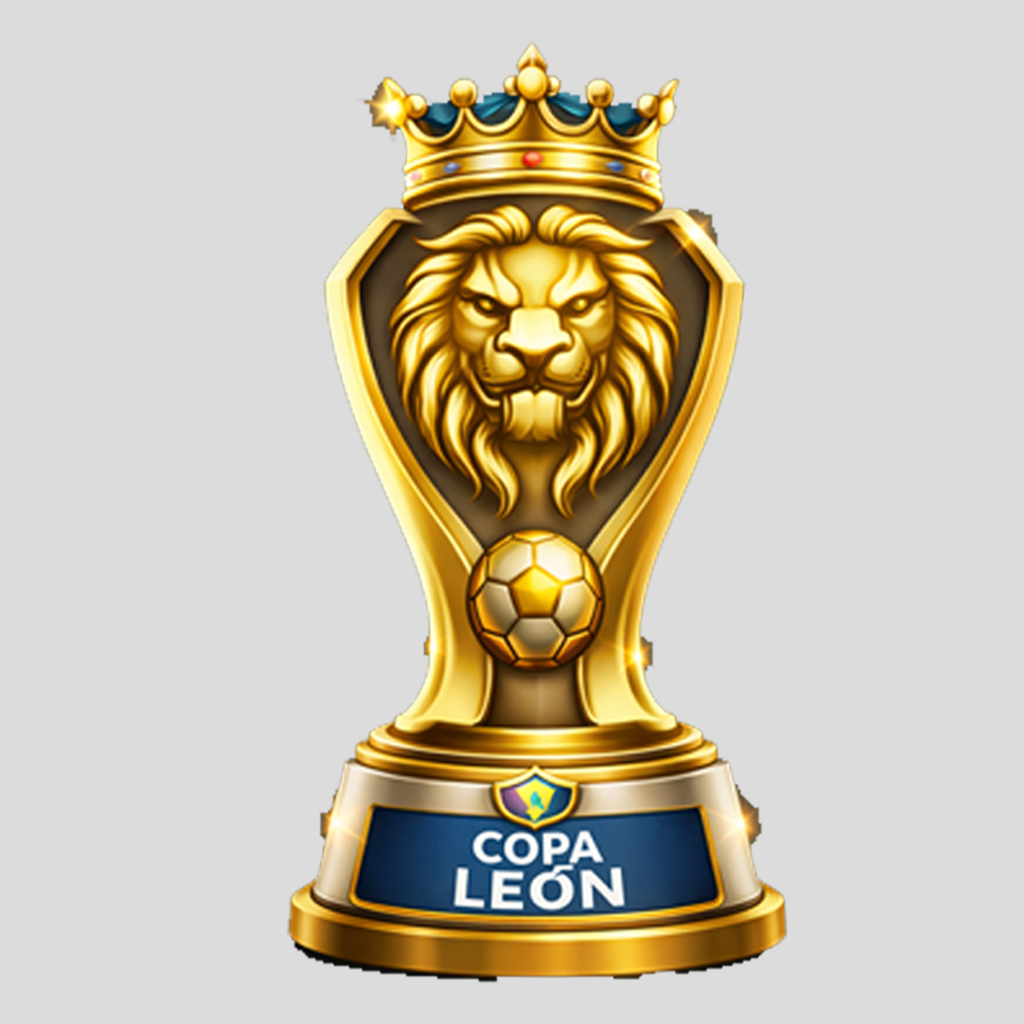
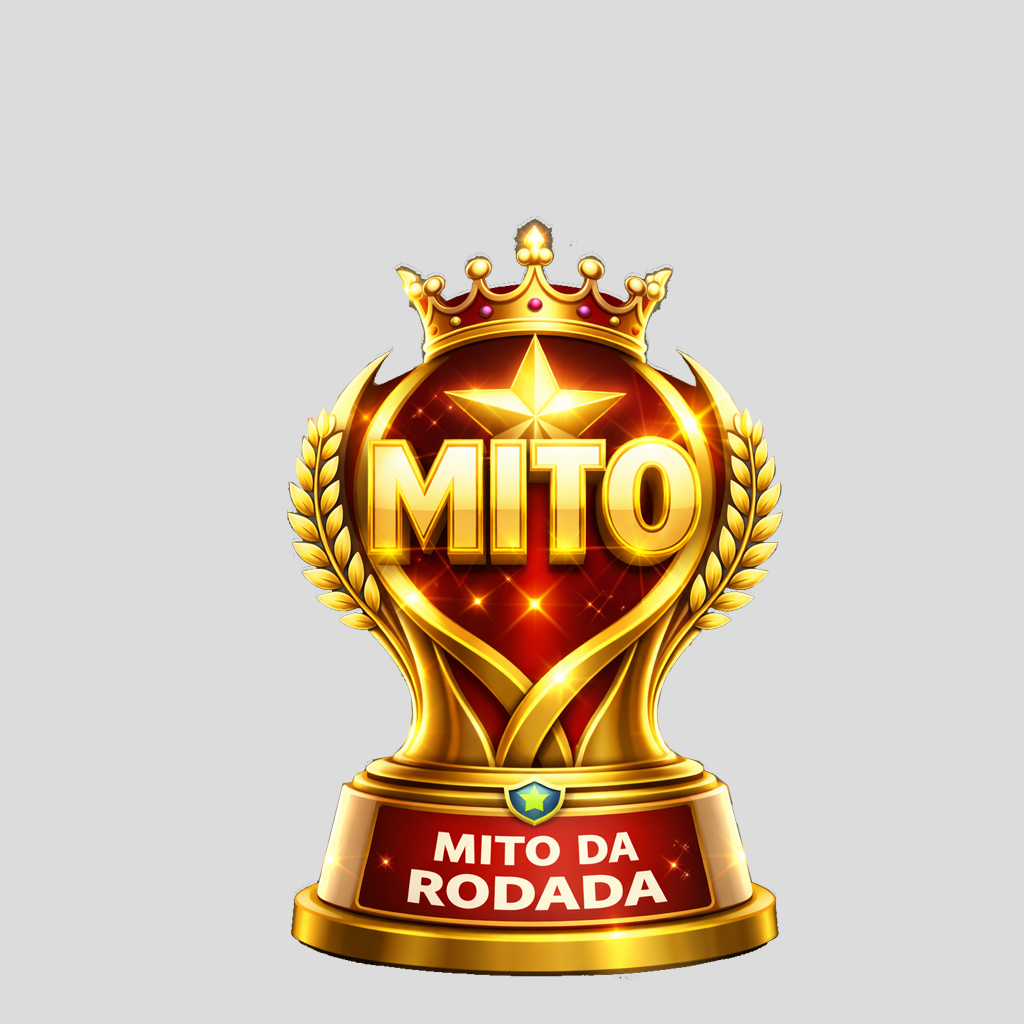
Comparing the layer stacks of the two 1024 × 1024 images. Changes:
added layer "Camada 2" above "Camada 1" over (287, 215, 787, 984)
hid "Copa Leon" over (287, 41, 787, 984)